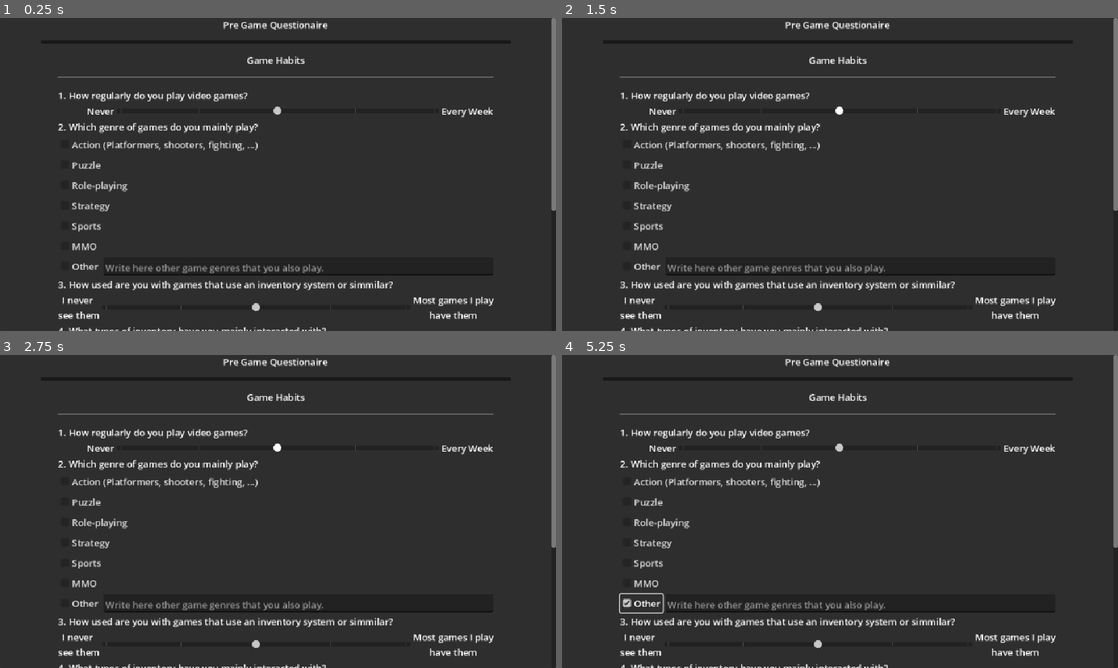
Above: before the commit, frames 1-4 (two rows, left to right).
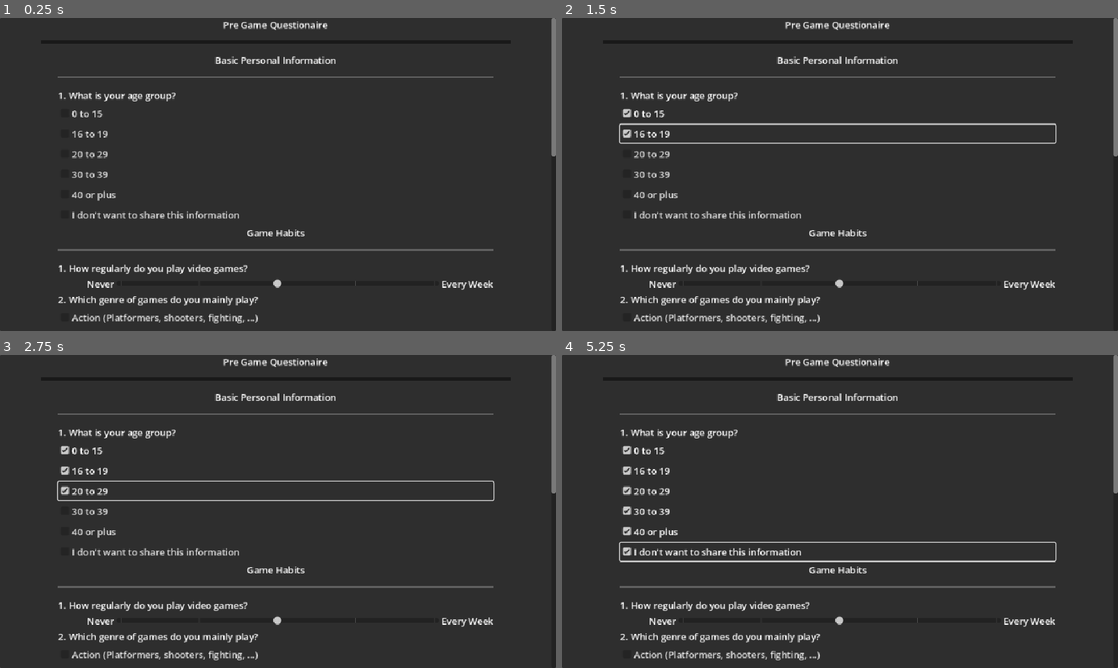
Above: after the commit, the same moments.

Repository: loco-choco/quantux-ui-experiment
Game: Godot game, scene res://scenes/mainmenu/pre_game_questionaire.tscn
The game is run twice, just before and just after one commit, with the same random seed, the same clock (stepped at 60 frames per second) and the same inputs.
Inputs (mouse positions are in pixels of both pictures, inside the frame that each line leads up to):
- Up to frame 1 (0.25 s): no input
- Up to frame 2 (1.5 s): click (840, 111) at 0.5 s, where only the run after the commit has a clickable "0 to 15"; click (840, 133) at 1.25 s, where only the run after the commit has a clickable "16 to 19"
- Up to frame 3 (2.75 s): click (278, 489) at 2 s, where only the run after the commit has a clickable "20 to 29"
- Up to frame 4 (5.25 s): click (840, 511) at 2.75 s, where only the run after the commit has a clickable "30 to 39"; click (840, 530) at 3.5 s, where only the run after the commit has a clickable "40 or plus"; click (840, 552) at 4.25 s, where only the run after the commit has a clickable "I don't want to share this in…"; click (639, 602) at 5 s, where only the run before the commit has a clickable "Other"

The runs differ from the first frame. In frame 1, 7.4% of the frame differs, in the area x 10-100%, y 12-100%; in frame 2, 8.3%; in frame 3, 8.1%; in frame 4, 8.7%.

Commit message:
added personal information part to the questionaire

Diff:
--- a/scenes/mainmenu/pre_game_questionaire.tscn
+++ b/scenes/mainmenu/pre_game_questionaire.tscn
@@ -63,6 +63,50 @@
 layout_mode = 2
 theme_override_constants/separation = 30
 theme_override_styles/separator = SubResource("StyleBoxLine_uxwsg")
+
+[node name="PersonalInformation" type="VBoxContainer" parent="ScrollContainer/VBoxContainer/MarginContainer/Questionaire"]
+layout_mode = 2
+
+[node name="Title" type="Label" parent="ScrollContainer/VBoxContainer/MarginContainer/Questionaire/PersonalInformation"]
+layout_mode = 2
+text = "Basic Personal Information"
+horizontal_alignment = 1
+
+[node name="HSeparator2" type="HSeparator" parent="ScrollContainer/VBoxContainer/MarginContainer/Questionaire/PersonalInformation"]
+layout_mode = 2
+theme_override_constants/separation = 30
+theme_override_styles/separator = SubResource("StyleBoxLine_affyc")
+
+[node name="Question1" type="Label" parent="ScrollContainer/VBoxContainer/MarginContainer/Questionaire/PersonalInformation"]
+layout_mode = 2
+text = "1. What is your age group?"
+
+[node name="AgeGroups" type="VBoxContainer" parent="ScrollContainer/VBoxContainer/MarginContainer/Questionaire/PersonalInformation"]
+layout_mode = 2
+
+[node name="less15" type="CheckBox" parent="ScrollContainer/VBoxContainer/MarginContainer/Questionaire/PersonalInformation/AgeGroups"]
+layout_mode = 2
+text = "0 to 15"
+
+[node name="16to19" type="CheckBox" parent="ScrollContainer/VBoxContainer/MarginContainer/Questionaire/PersonalInformation/AgeGroups"]
+layout_mode = 2
+text = "16 to 19"
+
+[node name="20to29" type="CheckBox" parent="ScrollContainer/VBoxContainer/MarginContainer/Questionaire/PersonalInformation/AgeGroups"]
+layout_mode = 2
+text = "20 to 29"
+
+[node name="30to39" type="CheckBox" parent="ScrollContainer/VBoxContainer/MarginContainer/Questionaire/PersonalInformation/AgeGroups"]
+layout_mode = 2
+text = "30 to 39"
+
+[node name="40plus" type="CheckBox" parent="ScrollContainer/VBoxContainer/MarginContainer/Questionaire/PersonalInformation/AgeGroups"]
+layout_mode = 2
+text = "40 or plus"
+
+[node name="dontshare" type="CheckBox" parent="ScrollContainer/VBoxContainer/MarginContainer/Questionaire/PersonalInformation/AgeGroups"]
+layout_mode = 2
+text = "I don't want to share this information"
 
 [node name="GameHabits" type="VBoxContainer" parent="ScrollContainer/VBoxContainer/MarginContainer/Questionaire"]
 layout_mode = 2
@@ -149,20 +193,33 @@
 size_flags_horizontal = 3
 placeholder_text = "Write here other game genres that you also play."
 
-[node name="Question3" type="Label" parent="ScrollContainer/VBoxContainer/MarginContainer/Questionaire/GameHabits"]
-layout_mode = 2
-text = "3. How used are you with games that use an inventory system or simmilar?"
-
-[node name="InventoryUsed" type="HBoxContainer" parent="ScrollContainer/VBoxContainer/MarginContainer/Questionaire"]
-layout_mode = 2
-
-[node name="Start" type="Label" parent="ScrollContainer/VBoxContainer/MarginContainer/Questionaire/InventoryUsed"]
+[node name="InventoryContact" type="VBoxContainer" parent="ScrollContainer/VBoxContainer/MarginContainer/Questionaire"]
+layout_mode = 2
+
+[node name="Title" type="Label" parent="ScrollContainer/VBoxContainer/MarginContainer/Questionaire/InventoryContact"]
+layout_mode = 2
+text = "Contact with inventory systems"
+horizontal_alignment = 1
+
+[node name="HSeparator2" type="HSeparator" parent="ScrollContainer/VBoxContainer/MarginContainer/Questionaire/InventoryContact"]
+layout_mode = 2
+theme_override_constants/separation = 30
+theme_override_styles/separator = SubResource("StyleBoxLine_affyc")
+
+[node name="Question1" type="Label" parent="ScrollContainer/VBoxContainer/MarginContainer/Questionaire/InventoryContact"]
+layout_mode = 2
+text = "1. How used are you with games that use an inventory system or simmilar?"
+
+[node name="InventoryUsed" type="HBoxContainer" parent="ScrollContainer/VBoxContainer/MarginContainer/Questionaire/InventoryContact"]
+layout_mode = 2
+
+[node name="Start" type="Label" parent="ScrollContainer/VBoxContainer/MarginContainer/Questionaire/InventoryContact/InventoryUsed"]
 layout_mode = 2
 text = "I never
 see them"
 horizontal_alignment = 1
 
-[node name="InventoryFrequency" type="HSlider" parent="ScrollContainer/VBoxContainer/MarginContainer/Questionaire/InventoryUsed"]
+[node name="InventoryFrequency" type="HSlider" parent="ScrollContainer/VBoxContainer/MarginContainer/Questionaire/InventoryContact/InventoryUsed"]
 layout_mode = 2
 size_flags_horizontal = 3
 size_flags_vertical = 1
@@ -175,39 +232,39 @@
 ticks_on_borders = true
 ticks_position = 3
 
-[node name="End" type="Label" parent="ScrollContainer/VBoxContainer/MarginContainer/Questionaire/InventoryUsed"]
+[node name="End" type="Label" parent="ScrollContainer/VBoxContainer/MarginContainer/Questionaire/InventoryContact/InventoryUsed"]
 layout_mode = 2
 text = "Most games I play
 have them"
 horizontal_alignment = 1
 
-[node name="Question4" type="Label" parent="ScrollContainer/VBoxContainer/MarginContainer/Questionaire"]
-layout_mode = 2
-text = "4. What types of inventory have you mainly interacted with?"
-
-[node name="InventoryTypes" type="VBoxContainer" parent="ScrollContainer/VBoxContainer/MarginContainer/Questionaire"]
-layout_mode = 2
-
-[node name="Grid" type="CheckBox" parent="ScrollContainer/VBoxContainer/MarginContainer/Questionaire/InventoryTypes"]
+[node name="Question2" type="Label" parent="ScrollContainer/VBoxContainer/MarginContainer/Questionaire/InventoryContact"]
+layout_mode = 2
+text = "2. What types of inventory have you mainly interacted with?"
+
+[node name="InventoryTypes" type="VBoxContainer" parent="ScrollContainer/VBoxContainer/MarginContainer/Questionaire/InventoryContact"]
+layout_mode = 2
+
+[node name="Grid" type="CheckBox" parent="ScrollContainer/VBoxContainer/MarginContainer/Questionaire/InventoryContact/InventoryTypes"]
 layout_mode = 2
 text = "Grid (as in games like Minecraft, Arc Raiders, Hytale, Apex Legends)"
 
-[node name="List" type="CheckBox" parent="ScrollContainer/VBoxContainer/MarginContainer/Questionaire/InventoryTypes"]
-layout_mode = 2
-text = "List (as in games like Undertale, Deltarune, Project Zomboid) "
-
-[node name="VolumetricGrid" type="CheckBox" parent="ScrollContainer/VBoxContainer/MarginContainer/Questionaire/InventoryTypes"]
+[node name="List" type="CheckBox" parent="ScrollContainer/VBoxContainer/MarginContainer/Questionaire/InventoryContact/InventoryTypes"]
+layout_mode = 2
+text = "List (as in games like Undertale, Skyrim, Fallout 4, Pokemon, Final Fantasy) "
+
+[node name="VolumetricGrid" type="CheckBox" parent="ScrollContainer/VBoxContainer/MarginContainer/Questionaire/InventoryContact/InventoryTypes"]
 layout_mode = 2
 text = "Volumetric Grid (as in games like Resident Evil, Dredge)"
 
-[node name="HBoxContainer" type="HBoxContainer" parent="ScrollContainer/VBoxContainer/MarginContainer/Questionaire/InventoryTypes"]
-layout_mode = 2
-
-[node name="Other" type="CheckBox" parent="ScrollContainer/VBoxContainer/MarginContainer/Questionaire/InventoryTypes/HBoxContainer"]
+[node name="HBoxContainer" type="HBoxContainer" parent="ScrollContainer/VBoxContainer/MarginContainer/Questionaire/InventoryContact/InventoryTypes"]
+layout_mode = 2
+
+[node name="Other" type="CheckBox" parent="ScrollContainer/VBoxContainer/MarginContainer/Questionaire/InventoryContact/InventoryTypes/HBoxContainer"]
 layout_mode = 2
 text = "Other"
 
-[node name="TextEdit" type="TextEdit" parent="ScrollContainer/VBoxContainer/MarginContainer/Questionaire/InventoryTypes/HBoxContainer"]
+[node name="TextEdit" type="TextEdit" parent="ScrollContainer/VBoxContainer/MarginContainer/Questionaire/InventoryContact/InventoryTypes/HBoxContainer"]
 layout_mode = 2
 size_flags_horizontal = 3
 placeholder_text = "Write here other inventory types you have encountered."
